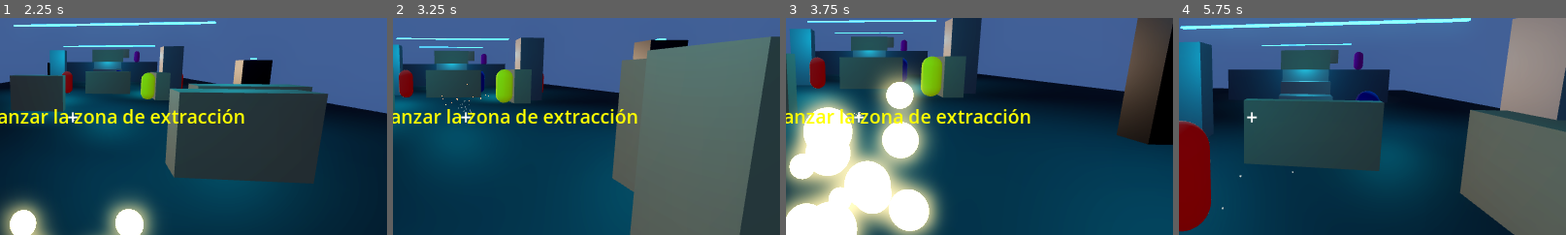
Above: before the commit, frames 1-4 (left to right).
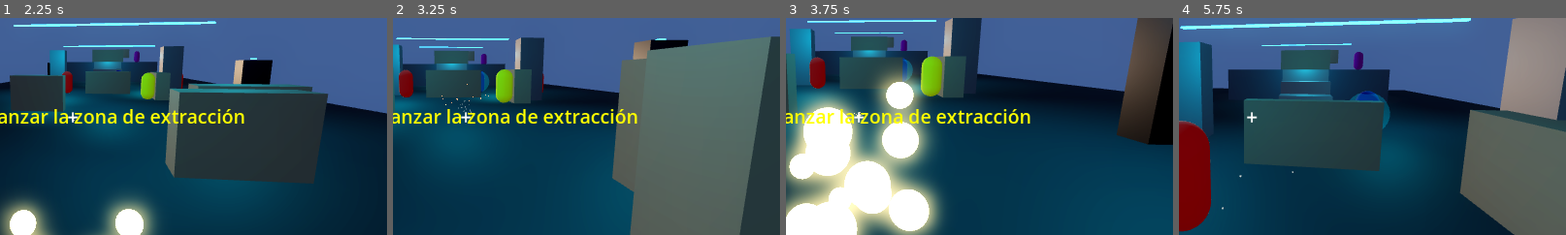
Above: after the commit, the same moments.

Repository: kilder16/NEXUS
Game: Godot game, scene res://scenes/ui/main_menu.tscn
Two runs of this game, one before a commit and one after it. Both use one fixed random seed, a clock stepped at 60 frames per second and the inputs below.
Inputs (mouse positions are % of the whole screen's width and height, from its top left):
- Up to frame 1 (2.25 s): tap Enter at 0.5 s; move the mouse to (72, 45) at 0.52 s; hold Right 0.53-1.25 s; tap H at 0.6, 2.1 s; click (72, 45) at 0.67 s; tap Space at 0.77, 2 s; click "JUGAR" at 1.25 s; move the mouse to (45, 50) at 2.02 s; hold Up from 2.03 s (still down); click (45, 50) at 2.17 s
- Up to frame 2 (3.25 s): keep holding Up; tap Space at 2.27 s; move the mouse to (52, 48) at 2.77 s; tap Q at 2.85 s; click (52, 48) at 2.92 s; tap H at 3.05 s
- Up to frame 3 (3.75 s): keep holding Up; move the mouse to (49, 52) at 3.52 s; tap E at 3.6 s; click (49, 52) at 3.67 s
- Up to frame 4 (5.75 s): keep holding Up; tap Space at 3.77, 4.52, 5.27 s; tap H at 3.8, 4.55, 5.3 s; move the mouse to (57, 51) at 4.27 s; tap 1 at 4.35 s; click (57, 51) at 4.42 s; move the mouse to (42, 49) at 5.02 s; tap 2 at 5.1 s; click (42, 49) at 5.17 s
The pictures show only the part of the screen within x 41-90%, y 27-77%; the shares and areas given below are measured in that part.

Frame 1 is identical in both runs. In frame 2, 0.1% of the frame differs, in the area x 22-25%, y 24-34%; in frame 3, 0.2%; in frame 4, 0.4%, in the area x 44-55%, y 34-51%.

Commit message:
feat(enemy): Bastión con escudo destructible (4 HP de shield)
Nuevo sistema de escudo en enemy.gd base (shield + max_shield, default 0).
take_damage absorbe daño en shield antes que en health; overflow del último
hit pasa al HP en el mismo golpe. Hooks _on_shield_hit/_on_shield_broken
para que subclases disparen VFX.

Bastión (enemy_tank) arranca con escudo 4 + HP 8. Aura cyan (mesh esférico
emissive + OmniLight) visible mientras shield > 0. Al romper escudo: VFX
shield_break.tscn (partículas cyan + flash blanco) y se oculta el aura.

HUD enemy indicator extendido con barra cyan arriba de la barra de HP,
visible sólo cuando el enemy apuntado tiene shield > 0. Label cambia a
"Escudo X/Y · Vida A/B".

Boss del level_05 con override explícito a shield=15 (más blindado que un
Bastión normal). Aplica también a Bastiones de levels 1-4 (buff intencional).

Co-Authored-By: Claude Opus 4.7 (1M context) <noreply@anthropic.com>

Diff:
--- /dev/null
+++ b/scenes/effects/shield_break.tscn
@@ -0,0 +1,44 @@
+[gd_scene format=3 uid="uid://ckbteqfjjiutk"]
+
+[ext_resource type="Script" path="res://scripts/effects/particle_auto_free.gd" id="1_autofree"]
+
+[sub_resource type="Gradient" id="grad_shield_inner"]
+offsets = PackedFloat32Array(0, 0.5, 1)
+colors = PackedColorArray(1, 1, 1, 1, 0, 0.866, 1, 0.9, 0, 0.5, 0.9, 0)
+
+[sub_resource type="GradientTexture1D" id="grad_shield"]
+gradient = SubResource("grad_shield_inner")
+
+[sub_resource type="ParticleProcessMaterial" id="proc_shield"]
+emission_shape = 1
+emission_sphere_radius = 0.5
+direction = Vector3(0, 0, 0)
+spread = 180.0
+initial_velocity_min = 4.0
+initial_velocity_max = 8.0
+gravity = Vector3(0, -1, 0)
+color = Color(0, 0.866, 1, 1)
+color_ramp = SubResource("grad_shield")
+scale_min = 0.12
+scale_max = 0.22
+
+[sub_resource type="BoxMesh" id="shield_shard_mesh"]
+size = Vector3(0.12, 0.12, 0.12)
+
+[node name="ShieldBreak" type="Node3D"]
+script = ExtResource("1_autofree")
+lifetime_seconds = 0.7
+
+[node name="Particles" type="GPUParticles3D" parent="."]
+emitting = true
+amount = 36
+lifetime = 0.55
+one_shot = true
+explosiveness = 0.95
+process_material = SubResource("proc_shield")
+draw_pass_1 = SubResource("shield_shard_mesh")
+
+[node name="Flash" type="OmniLight3D" parent="."]
+light_color = Color(0.7, 1, 1, 1)
+light_energy = 6.0
+omni_range = 5.0
--- a/scenes/enemies/enemy_tank.tscn
+++ b/scenes/enemies/enemy_tank.tscn
@@ -10,6 +10,21 @@
 [sub_resource type="CapsuleMesh" id="CapsuleMesh_iifgy"]
 material = SubResource("StandardMaterial3D_qi2p4")
 
+[sub_resource type="StandardMaterial3D" id="ShieldAuraMat"]
+transparency = 1
+shading_mode = 0
+albedo_color = Color(0, 0.866, 1, 0.18)
+emission_enabled = true
+emission = Color(0, 0.866, 1, 1)
+emission_energy_multiplier = 0.6
+
+[sub_resource type="SphereMesh" id="ShieldAuraMesh"]
+material = SubResource("ShieldAuraMat")
+radius = 0.95
+height = 1.9
+radial_segments = 24
+rings = 12
+
 [node name="Enemy" type="CharacterBody3D" unique_id=1718832985]
 script = ExtResource("2_cnr0l")
 
@@ -18,3 +33,13 @@
 
 [node name="MeshInstance3D" type="MeshInstance3D" parent="." unique_id=1056953485]
 mesh = SubResource("CapsuleMesh_iifgy")
+
+[node name="ShieldVisual" type="Node3D" parent="."]
+
+[node name="AuraMesh" type="MeshInstance3D" parent="ShieldVisual"]
+mesh = SubResource("ShieldAuraMesh")
+
+[node name="AuraLight" type="OmniLight3D" parent="ShieldVisual"]
+light_color = Color(0, 0.866, 1, 1)
+light_energy = 0.8
+omni_range = 2.5
--- a/scenes/ui/hud.tscn
+++ b/scenes/ui/hud.tscn
@@ -15,6 +15,18 @@
 border_width_right = 1
 border_width_bottom = 1
 border_color = Color(0, 0.866, 1, 1)
+corner_radius_top_left = 2
+corner_radius_top_right = 2
+corner_radius_bottom_right = 2
+corner_radius_bottom_left = 2
+
+[sub_resource type="StyleBoxFlat" id="shield_box_style"]
+bg_color = Color(0, 0, 0, 0.55)
+border_width_left = 1
+border_width_top = 1
+border_width_right = 1
+border_width_bottom = 1
+border_color = Color(0.4, 0.95, 1, 1)
 corner_radius_top_left = 2
 corner_radius_top_right = 2
 corner_radius_bottom_right = 2
@@ -85,7 +97,7 @@
 anchor_right = 0.5
 anchor_bottom = 0.5
 offset_left = -110.0
-offset_top = -90.0
+offset_top = -110.0
 offset_right = 110.0
 offset_bottom = -40.0
 grow_horizontal = 2
@@ -109,6 +121,24 @@
 theme_override_font_sizes/font_size = 18
 text = "Centinela"
 horizontal_alignment = 1
+
+[node name="ShieldBarBox" type="Panel" parent="EnemyHealthIndicator/VBox"]
+custom_minimum_size = Vector2(200, 10)
+layout_mode = 2
+mouse_filter = 2
+theme_override_styles/panel = SubResource("shield_box_style")
+
+[node name="ShieldBarFill" type="ColorRect" parent="EnemyHealthIndicator/VBox/ShieldBarBox"]
+layout_mode = 1
+anchors_preset = -1
+anchor_right = 1.0
+anchor_bottom = 1.0
+offset_left = 2.0
+offset_top = 2.0
+offset_right = -2.0
+offset_bottom = -2.0
+mouse_filter = 2
+color = Color(0, 0.866, 1, 1)
 
 [node name="BarBox" type="Panel" parent="EnemyHealthIndicator/VBox"]
 custom_minimum_size = Vector2(200, 14)
--- a/scripts/ai/enemy.gd
+++ b/scripts/ai/enemy.gd
@@ -5,6 +5,10 @@
 # === STATS ===
 var health = 3
 var max_health = 3  # subclases lo overridan tras super._ready()
+# Escudo opcional. Si max_shield > 0, take_damage descuenta de shield antes que de health.
+# Cuando shield llega a 0, se invoca _on_shield_broken() (hook para subclases).
+var shield: int = 0
+var max_shield: int = 0
 var display_name = "Centinela"  # nombre mostrado en el HUD; subclases lo overridan
 var speed = 2.5
 var chase_speed = 4.0
@@ -169,6 +173,21 @@
 	if current_state == State.DEAD:
 		return
 	AudioManager.play_sfx_pitched("hit")
+
+	# El escudo absorbe daño antes que el HP. Daño residual (si overflow)
+	# pasa al HP en el mismo golpe.
+	if shield > 0:
+		var absorbed: int = min(amount, shield)
+		shield -= absorbed
+		amount -= absorbed
+		if shield <= 0:
+			shield = 0
+			_on_shield_broken()
+		else:
+			_on_shield_hit()
+		if amount <= 0:
+			return
+
 	health -= amount
 	print("Enemigo recibió daño (", amount, "). Vida: ", health)
 
@@ -177,6 +196,14 @@
 	else:
 		# Flashear rojo al recibir daño
 		flash_damage()
+
+# Hooks de escudo. Subclases con escudo (ej. enemy_tank) los overriden para
+# disparar VFX/SFX. La base no hace nada.
+func _on_shield_hit() -> void:
+	pass
+
+func _on_shield_broken() -> void:
+	pass
 
 func flash_damage():
 	var mesh = $MeshInstance3D
--- a/scripts/ai/enemy_tank.gd
+++ b/scripts/ai/enemy_tank.gd
@@ -1,14 +1,34 @@
 extends "res://scripts/ai/enemy.gd"
 
 # === ENEMY TANK ===
-# Lento, mucha vida, daño normal.
+# Lento, mucha vida, daño normal. Tiene escudo destructible (4 puntos)
+# que absorbe daño antes que el HP base (8). Al romperse el escudo: VFX
+# ruptura y el aura cyan se oculta.
+
+const SHIELD_BREAK_SCENE: PackedScene = preload("res://scenes/effects/shield_break.tscn")
+
+@onready var _shield_visual: Node3D = get_node_or_null("ShieldVisual")
 
 func _ready():
 	super._ready()
 	health = 8
 	max_health = 8
+	shield = 4
+	max_shield = 4
 	display_name = "Bastión"
 	speed = 1.25
 	chase_speed = 2.0
 	attack_damage = 1
 	base_color = Color(0.2, 0.3, 0.6)  # Azul oscuro
+	# El aura arranca visible si tiene escudo, oculta si no.
+	if _shield_visual:
+		_shield_visual.visible = shield > 0
+
+func _on_shield_broken() -> void:
+	if _shield_visual:
+		_shield_visual.visible = false
+	var fx: Node3D = SHIELD_BREAK_SCENE.instantiate()
+	var scene: Node = get_tree().current_scene
+	if scene != null:
+		scene.add_child(fx)
+		fx.global_position = global_position
--- a/scripts/levels/level_05.gd
+++ b/scripts/levels/level_05.gd
@@ -34,11 +34,15 @@
 	# Override boss HP tras el _ready de enemy_tank (default = 8 post-balance).
 	# max_health y display_name también deben sincronizarse para que el
 	# indicador del HUD muestre "50 / 50" y el nombre correcto del boss.
+	# Shield del boss también overrideado a 15 (default Bastión = 4): el boss
+	# está explícitamente más blindado que un Bastión normal.
 	await get_tree().process_frame
 	boss.health = 50
 	boss.max_health = 50
+	boss.shield = 15
+	boss.max_shield = 15
 	boss.display_name = "JEFE: NÚCLEO"
-	print("[Level05] Boss HP override: ", boss.health)
+	print("[Level05] Boss HP override: ", boss.health, " Shield: ", boss.shield)
 
 func _on_enemy_died(_e: Node) -> void:
 	enemies_killed += 1
--- a/scripts/ui/hud.gd
+++ b/scripts/ui/hud.gd
@@ -13,6 +13,8 @@
 # Indicador de salud de enemigos (aparece cuando el player apunta a uno)
 @onready var enemy_indicator: Control = $EnemyHealthIndicator
 @onready var enemy_name_label: Label = $EnemyHealthIndicator/VBox/NameLabel
+@onready var enemy_shield_box: Panel = $EnemyHealthIndicator/VBox/ShieldBarBox
+@onready var enemy_shield_fill: ColorRect = $EnemyHealthIndicator/VBox/ShieldBarBox/ShieldBarFill
 @onready var enemy_bar_fill: ColorRect = $EnemyHealthIndicator/VBox/BarBox/BarFill
 @onready var enemy_hp_label: Label = $EnemyHealthIndicator/VBox/HPLabel
 
@@ -76,10 +78,23 @@
 		enemy_indicator_target_alpha = 0.0
 		return
 	enemy_indicator_target_alpha = 1.0
+	# Texto: si tiene escudo activo, se muestra "S:X/Y  H:A/B" para tener
+	# referencia numérica además de las barras. Sin escudo, sólo HP.
+	var has_shield: bool = enemy.max_shield > 0 and enemy.shield > 0
 	if enemy_name_label:
 		enemy_name_label.text = enemy.display_name
 	if enemy_hp_label:
-		enemy_hp_label.text = "%d / %d" % [enemy.health, enemy.max_health]
+		if has_shield:
+			enemy_hp_label.text = "Escudo %d/%d  ·  Vida %d/%d" % [enemy.shield, enemy.max_shield, enemy.health, enemy.max_health]
+		else:
+			enemy_hp_label.text = "%d / %d" % [enemy.health, enemy.max_health]
+	# Barra de escudo (cyan): visible sólo mientras shield > 0.
+	if enemy_shield_box:
+		enemy_shield_box.visible = has_shield
+	if enemy_shield_fill and has_shield:
+		var s_ratio: float = float(enemy.shield) / float(max(1, enemy.max_shield))
+		enemy_shield_fill.anchor_right = clamp(s_ratio, 0.0, 1.0)
+	# Barra de HP (verde/amarillo/rojo según ratio).
 	var ratio: float = float(enemy.health) / float(max(1, enemy.max_health))
 	if enemy_bar_fill:
 		enemy_bar_fill.anchor_right = clamp(ratio, 0.0, 1.0)
Not shown: 1 places in scenes/enemies/enemy_tank.tscn that only renumber resources
